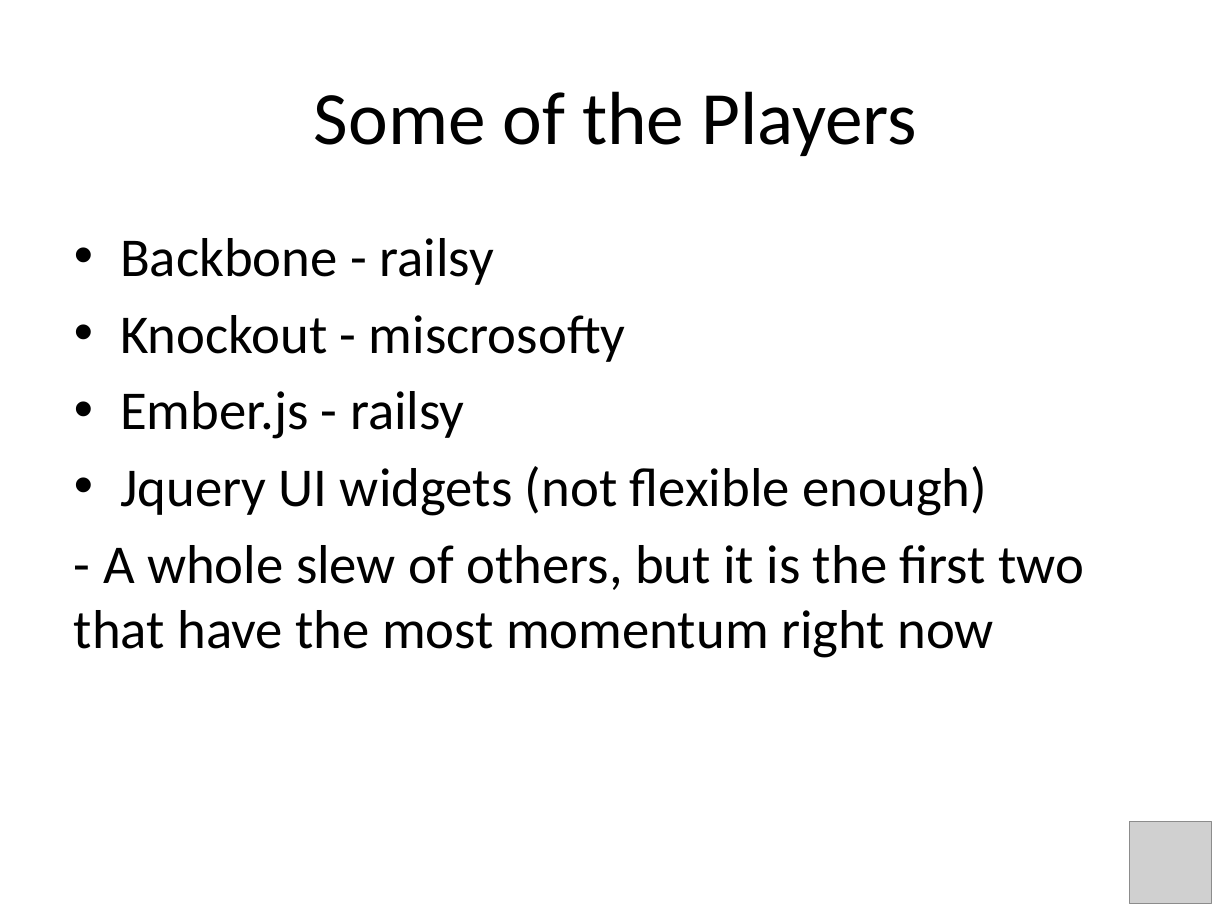
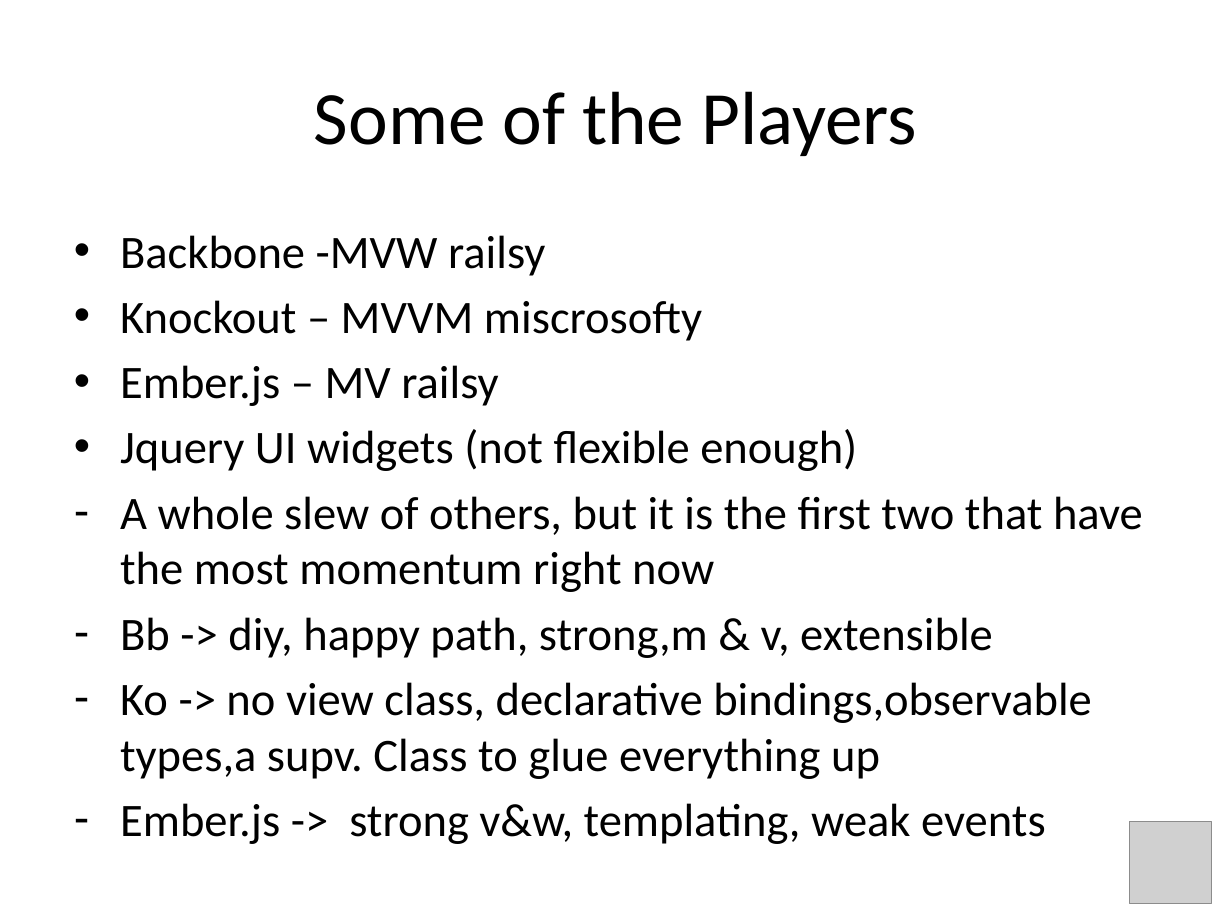
Before and after one commit to jkoynok/TechFest.BackBone, a slide deck: slide 7 of TechFest.Backbone/tf.backbone.pptx. Drawn at 1232x924 pixels with LibreOffice and Linux fonts; fonts in the diff are those of the drawing; grey boxes stand for pictures. Boxes give left, top, right and bottom in pixels: in the first picture for what was removed or moved away, otherwise in the second. Text is boxed around its words. In the diff, an @@ line names an element or a change of style, - is before the commit and + after.

```diff
--- a/TechFest.Backbone/tf.backbone.pptx
+++ b/TechFest.Backbone/tf.backbone.pptx
@@ text at (120, 235, 702, 406): text changed; size 32 to 27.2 pt @@
-• Backbone - railsy
-• Knockout - miscrosofty
-• Ember.js - railsy
+• Backbone -MVW railsy
+• Knockout – MVVM miscrosofty
+• Ember.js – MV railsy
@@ text at (120, 429, 857, 471): size 32 to 27.2 pt in "Jquery UI widgets (not flexible enough)" @@
@@ text at (120, 496, 1143, 844): text changed; size 32 to 27.2 pt @@
-- A whole slew of others, but it is the first two that have the most momentum right now
+– A whole slew of others, but it is the first two that have the most momentum right now
+– Bb -> diy, happy path, strong,m & v, extensible
+– Ko -> no view class, declarative bindings,observable types,a supv. Class to glue everything up
+– Ember.js -> strong v&w, templating, weak events
```
Also in this commit, not shown: 5 other slides changed, 1 slide added, 1 slide removed, 4 other files.
